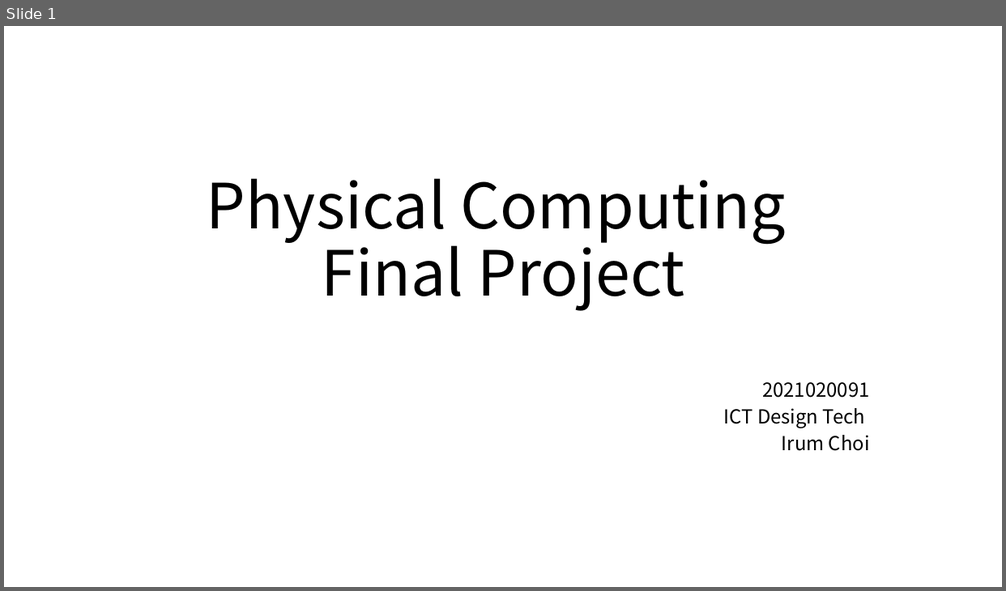
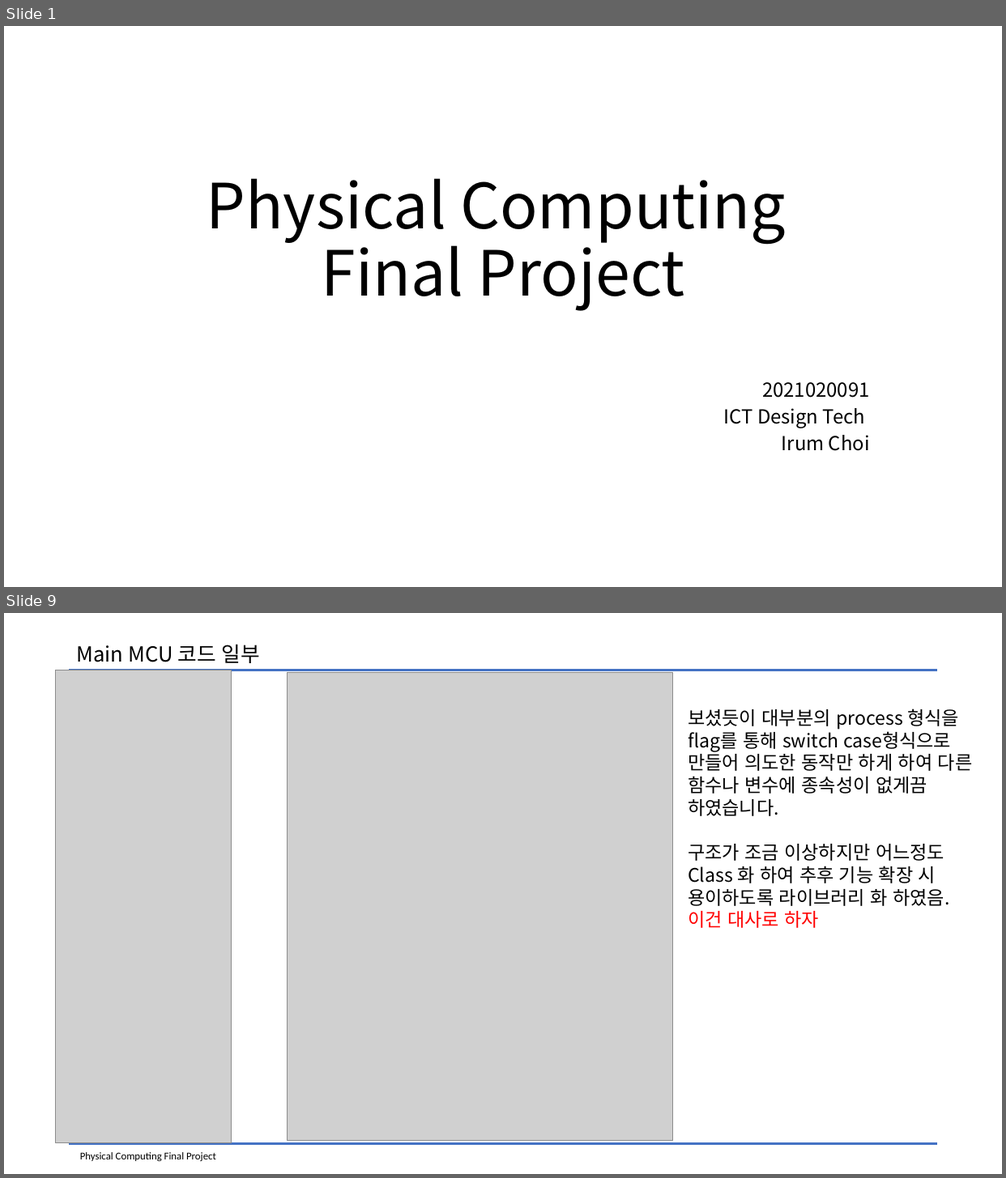
Before and after one commit to kimkyowon/Physical_Computing_Final, a slide deck: Physical_Computing/Documents/Physical Computing_Prototype.pptx. Shown one above the other, each under a label of ours: slide 1 before the commit, slides 1 and 9 after it; the slides between them are not shown. The pictures are 1006x591 and 1006x1178 pixels, drawn with LibreOffice and Linux fonts; fonts in the diff are those of the drawing; grey boxes stand for pictures. Boxes give left, top, right and bottom in pixels: in the first picture for what was removed or moved away, otherwise in the second. Text is boxed around its words. In the diff, an @@ line names an element or a change of style, - is before the commit and + after.

```diff
--- a/Physical_Computing/Documents/Physical Computing_Prototype.pptx
+++ b/Physical_Computing/Documents/Physical Computing_Prototype.pptx
@@ slide 9 added at box(4, 613, 1002, 1174), background #FFFFFF @@
@@ text added at box(76, 644, 260, 663), 20 pt, text #000000 @@
+Main MCU 코드 일부
@@ picture added at box(55, 670, 232, 1143) @@
@@ line added from (69, 670) to (937, 670), #4472C4 2.5 pt @@
@@ picture added at box(288, 672, 673, 1141) @@
@@ text added at box(688, 709, 973, 928), 18 pt, text #000000 @@
+보셨듯이 대부분의 process 형식을 flag를 통해 switch case형식으로 만들어 의도한 동작만 하게 하여 다른 함수나 변수에 종속성이 없게끔 하였습니다.
+구조가 조금 이상하지만 어느정도 Class 화 하여 추후 기능 확장 시 용이하도록 라이브러리 화 하였음. 이건 대사로 하자
@@ line added from (69, 1144) to (937, 1144), #4472C4 2.5 pt @@
@@ text added at box(80, 1152, 216, 1162), 10 pt, text #000000 @@
+Physical Computing Final Project
```
Also in this commit, not shown: 9 other slides added, 4 slides removed, 17 other files.
